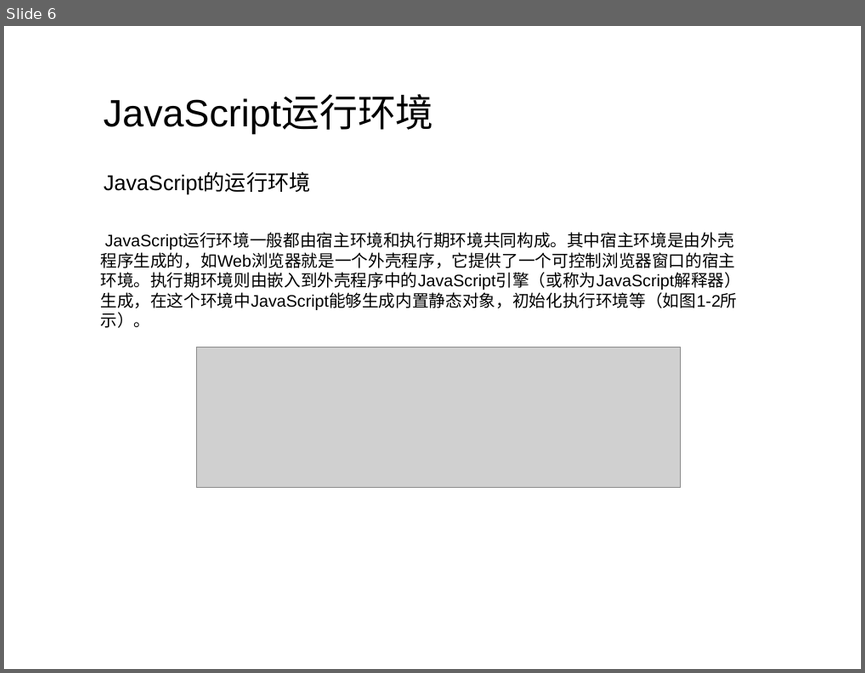
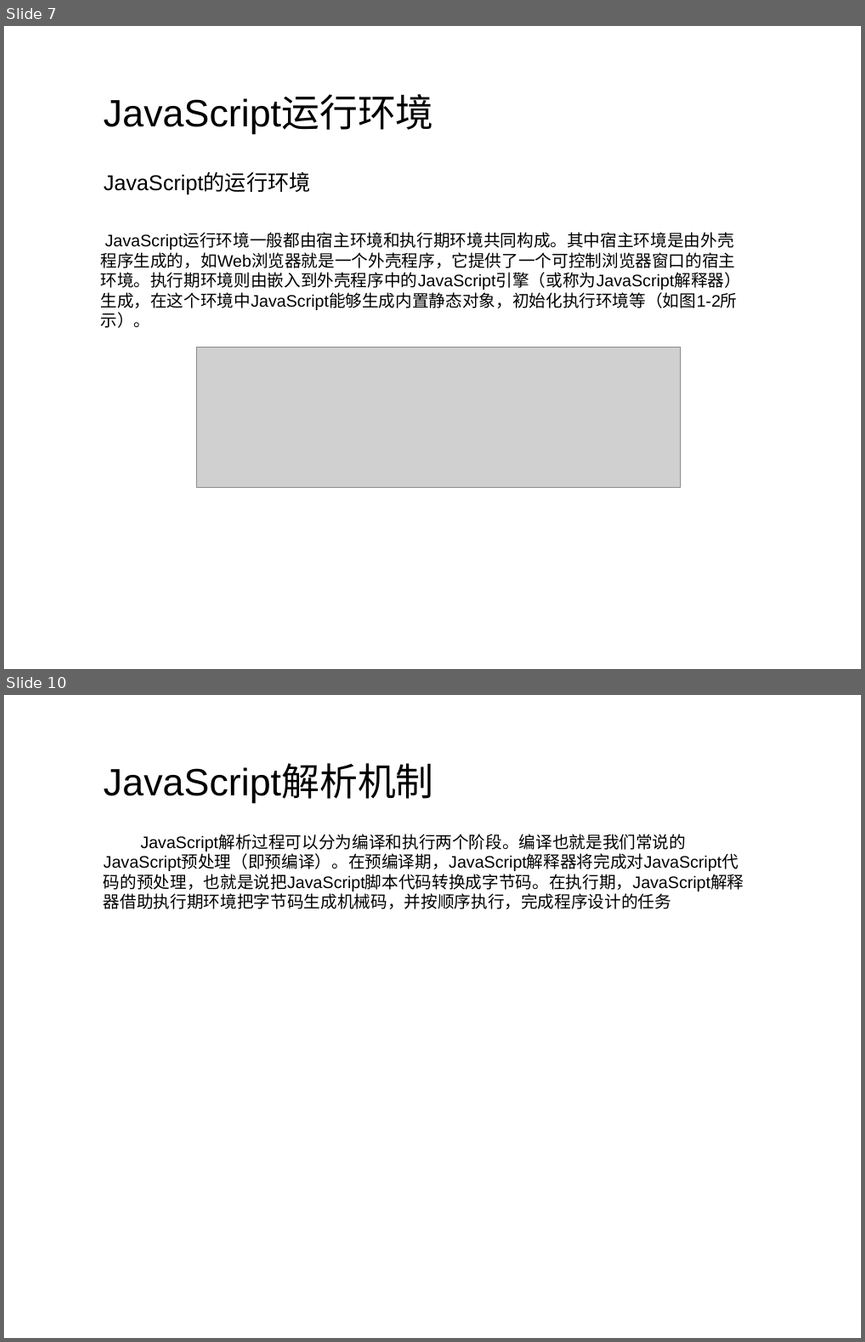
Before and after one commit to sysumiac/homework2014, a slide deck: Lecture4-JavaScript进阶之运行机制解析/ppt4002.pptx. Shown one above the other, each under a label of ours: slide 6 before the commit, slides 7 and 10 after it; the slides between them are not shown. The pictures are 865x673 and 865x1342 pixels, drawn with LibreOffice and Linux fonts; fonts in the diff are those of the drawing; grey boxes stand for pictures; background and template pictures are left out. Boxes give left, top, right and bottom in pixels: in the first picture for what was removed or moved away, otherwise in the second. Text is boxed around its words. In the diff, an @@ line names an element or a change of style, - is before the commit and + after.

```diff
--- a/Lecture4-JavaScript进阶之运行机制解析/ppt4002.pptx
+++ b/Lecture4-JavaScript进阶之运行机制解析/ppt4002.pptx
@@ slide 10 added at [4,695,861,1338], background picture (left out) @@
@@ text added at [103,766,434,803], 32 pt, text #000000 @@
+JavaScript解析机制
@@ text added at [103,835,744,909], 14 pt, text #000000 @@
+JavaScript解析过程可以分为编译和执行两个阶段。编译也就是我们常说的JavaScript预处理（即预编译）。在预编译期，JavaScript解释器将完成对JavaScript代码的预处理，也就是说把JavaScript脚本代码转换成字节码。在执行期，JavaScript解释器借助执行期环境把字节码生成机械码，并按顺序执行，完成程序设计的任务
@@ what was slide 6 is now slide 7 @@
```
Also in this commit, not shown: 3 slides changed, 4 other slides added, 1 other file.
